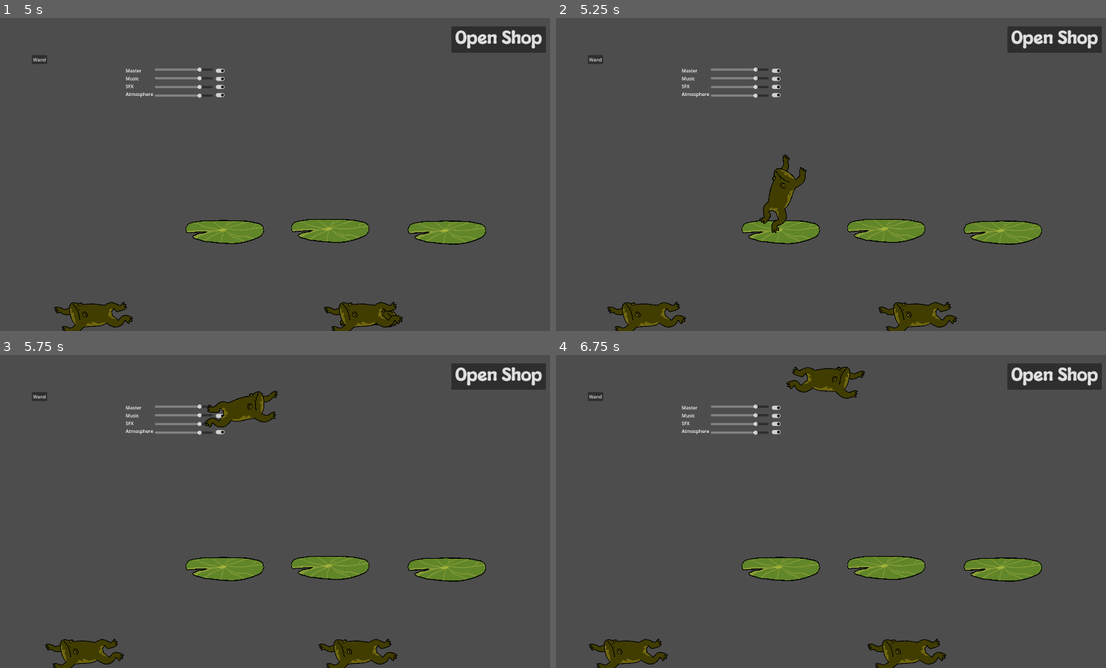
Above: before the commit, frames 1-4 (two rows, left to right).
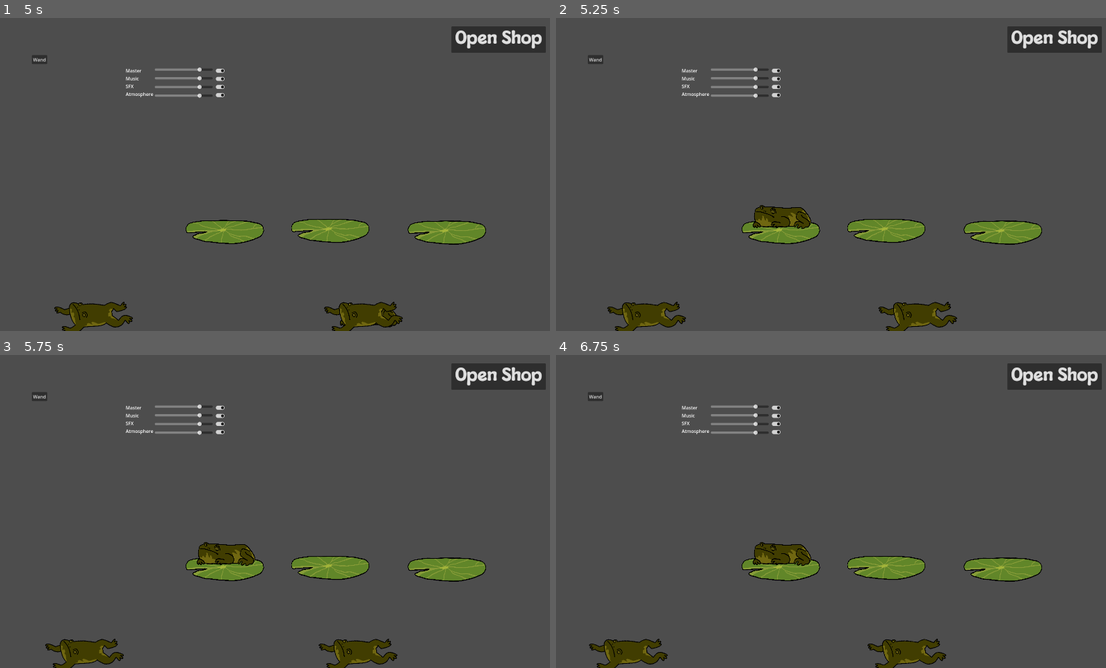
Above: after the commit, the same moments.

Repository: NotTom31/FroggeeToadems
Game: Godot game, scene res://Scenes/Levels/Test/brendan-testing.tscn
The game is run twice, just before and just after one commit, with the same random seed, the same clock (stepped at 60 frames per second) and the same inputs. This scene is started directly instead of the project's main scene.
Inputs (mouse positions are in pixels of both pictures, inside the frame that each line leads up to):
- Up to frame 1 (5 s): move the mouse to (357, 165) at 0.52 s; hold Right (ui_right) 0.53-2.03 s; click (357, 165) at 0.67 s; tap Up (ui_up) at 0.77, 1.52, 3.02, 3.77, 4.52 s; move the mouse to (357, 315) at 1.27 s; click (357, 315) at 1.42 s; move the mouse to (121, 318) at 2.02 s; hold Left (ui_left) 2.03-2.78 s; click (121, 318) at 2.17 s; move the mouse to (121, 315) at 2.77 s; hold Right (ui_right) 2.78-4.28 s; click (121, 315) at 2.92 s; move the mouse to (368, 318) at 3.52 s; click (368, 318) at 3.67 s; move the mouse to (368, 315) at 4.27 s; hold Left (ui_left) from 4.28 s (still down); click (368, 315) at 4.42 s
- Up to frame 2 (5.25 s): move the mouse to (781, 233) at 5.02 s; release Left (ui_left) at 5.03 s; hold Right (ui_right) from 5.03 s (still down); click (781, 233) at 5.17 s
- Up to frame 3 (5.75 s): keep holding Right (ui_right)
- Up to frame 4 (6.75 s): move the mouse to (886, 570) at 5.77 s; release Right (ui_right) at 5.78 s; hold Left (ui_left) from 5.78 s (still down); click (886, 570) at 5.92 s; tap Up (ui_up) at 6.02 s; move the mouse to (1001, 570) at 6.52 s; click (1001, 570) at 6.67 s

Frame 1 is identical in both runs. In frame 2, 1.2% of the frame differs, in the area x 35-47%, y 43-69%; in frame 3, 1.5%; in frame 4, 1.5%, in the area x 35-57%, y 3-68%.

Commit message:
added boundaries so that frogs unload when they go out of bounds

Diff:
--- a/Code/FrogLogic/FrogTypes/basic_frog.gd
+++ b/Code/FrogLogic/FrogTypes/basic_frog.gd
@@ -139,7 +139,12 @@
 	selected = false #failsafe
 
 func _on_visible_on_screen_notifier_2d_screen_exited() -> void:
-	pass # Replace with function body.
+	pass
+# removes this frog's head slot from the list of slots and deletes the frog
+func remove() -> void:
+	print("goodbye!")
+	lvl_manager.remove_frog_slot($SlotOnHead)
+	queue_free()
 
 func get_held_frog_types() -> Array[MagicManager.FrogType]:
 	var types_above : Array[MagicManager.FrogType] = []
--- /dev/null
+++ b/Code/Levels/boundary.gd
@@ -0,0 +1,10 @@
+extends Area2D
+
+func _on_area_entered(area: Area2D) -> void:
+	var parent = area.get_parent()
+	if parent is not BasicFrog:
+		return
+	var current_state = parent.get_node("StateMachine").current_state
+	if current_state is FrogHold or current_state is FrogStacked:
+		return
+	parent.remove()
--- /dev/null
+++ b/Scenes/Environment/Boundary.tscn
@@ -0,0 +1,15 @@
+[gd_scene load_steps=3 format=3 uid="uid://k6woq80dxgja"]
+
+[ext_resource type="Script" path="res://Code/Levels/boundary.gd" id="1_j0w1l"]
+
+[sub_resource type="RectangleShape2D" id="RectangleShape2D_una1l"]
+size = Vector2(174, 5243)
+
+[node name="Boundary" type="Area2D"]
+script = ExtResource("1_j0w1l")
+
+[node name="CollisionShape2D" type="CollisionShape2D" parent="."]
+position = Vector2(2, -5.5)
+shape = SubResource("RectangleShape2D_una1l")
+
+[connection signal="area_entered" from="." to="." method="_on_area_entered"]
--- a/Scenes/Levels/Test/Main-Scene-Tom.tscn
+++ b/Scenes/Levels/Test/Main-Scene-Tom.tscn
@@ -8,6 +8,7 @@
 [ext_resource type="PackedScene" uid="uid://dmr6oqf0ghcpp" path="res://Scenes/UI/Wand.tscn" id="3_t5ep4"]
 [ext_resource type="PackedScene" uid="uid://d3r6wmwxqowp4" path="res://Scenes/FrogDetectionArea.tscn" id="6_fo3t6"]
 [ext_resource type="PackedScene" uid="uid://c4oeq4iblkrbg" path="res://Scenes/Frogs/frog_spawner.tscn" id="6_p8e6y"]
+[ext_resource type="PackedScene" uid="uid://k6woq80dxgja" path="res://Scenes/Environment/Boundary.tscn" id="9_n32p2"]
 
 [node name="LevelManager" type="Node2D" node_paths=PackedStringArray("frog_slots")]
 z_index = 2
@@ -51,6 +52,18 @@
 [node name="CollisionShape2D" parent="FrogDetectionArea" index="0"]
 position = Vector2(962, 1006)
 
+[node name="Boundaries" type="Node2D" parent="."]
+
+[node name="Boundary" parent="Boundaries" instance=ExtResource("9_n32p2")]
+position = Vector2(-282, -1199)
+
+[node name="Boundary2" parent="Boundaries" instance=ExtResource("9_n32p2")]
+position = Vector2(2187, -1188)
+
+[node name="Boundary3" parent="Boundaries" instance=ExtResource("9_n32p2")]
+position = Vector2(803, 1438)
+rotation = 1.56767
+
 [connection signal="Summon" from="MagicManager" to="." method="_on_magic_manager_summon"]
 [connection signal="pressed" from="Wand/Button" to="." method="_on_wand_button_pressed"]
 [connection signal="spawned_frog" from="FrogSpawner" to="." method="_on_frog_spawner_spawned_frog"]
Not shown: 1 places in Scenes/Levels/Test/Main-Scene-Tom.tscn that only renumber resources
